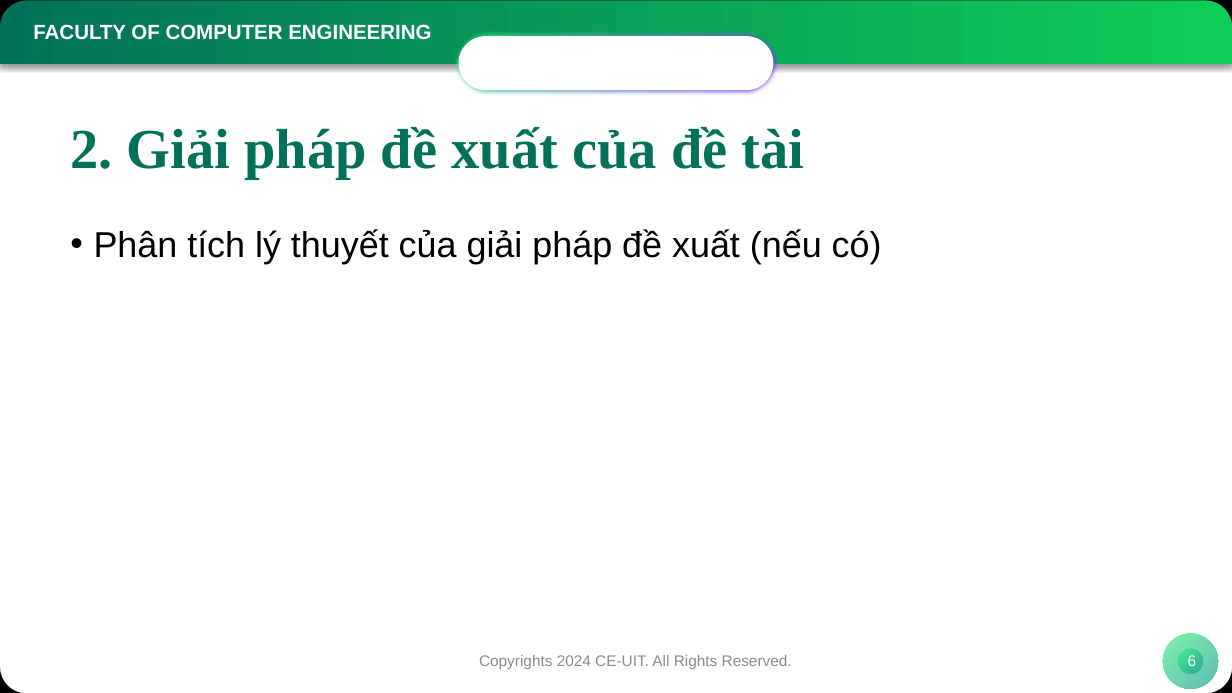
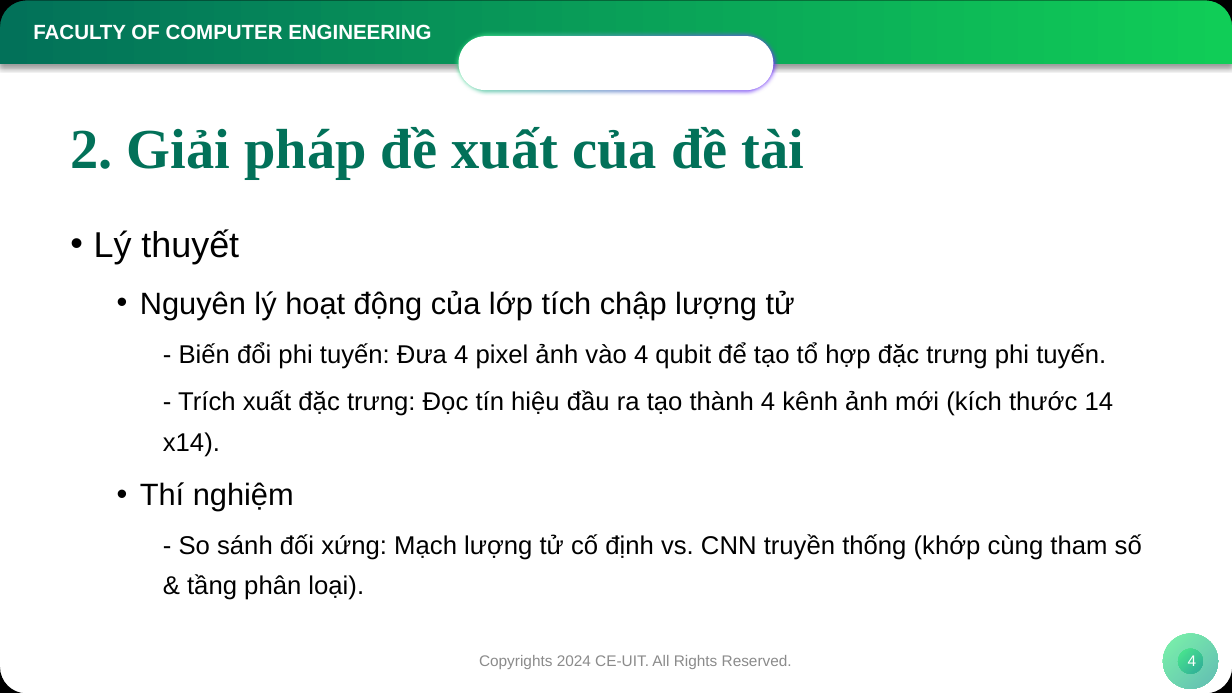
Before and after one commit to NamIsStudyingCE/Quanvolution, a slide deck: slide 4 of KTMT_KLTN_Phu luc 6_Mau bao cao bao ve.pptx (slide 6 before the commit). Drawn at 1232x693 pixels with LibreOffice and Linux fonts; fonts in the diff are those of the drawing; background and template pictures are left out. Boxes give left, top, right and bottom in pixels: in the first picture for what was removed or moved away, otherwise in the second. Text is boxed around its words. In the diff, an @@ line names an element or a change of style, - is before the commit and + after.

```diff
--- a/KTMT_KLTN_Phu luc 6_Mau bao cao bao ve.pptx
+++ b/KTMT_KLTN_Phu luc 6_Mau bao cao bao ve.pptx
@@ text at [94,229,1142,600]: text changed; size 28 to 20 pt @@
-• Phân tích lý thuyết của giải pháp đề xuất (nếu có)
+• Lý thuyết
+  • Nguyên lý hoạt động của lớp tích chập lượng tử
+    - Biến đổi phi tuyến: Đưa 4 pixel ảnh vào 4 qubit để tạo tổ hợp đặc trưng phi tuyến.
+    - Trích xuất đặc trưng: Đọc tín hiệu đầu ra tạo thành 4 kênh ảnh mới (kích thước 14 x14).
+  • Thí nghiệm
+    - So sánh đối xứng: Mạch lượng tử cố định vs. CNN truyền thống (khớp cùng tham số & tầng phân loại).
@@ page number at [1188,655,1197,666]: text changed @@
-6
+4
```
Also in this commit, not shown: 6 other slides changed, 7 slides removed, 18 other files.
